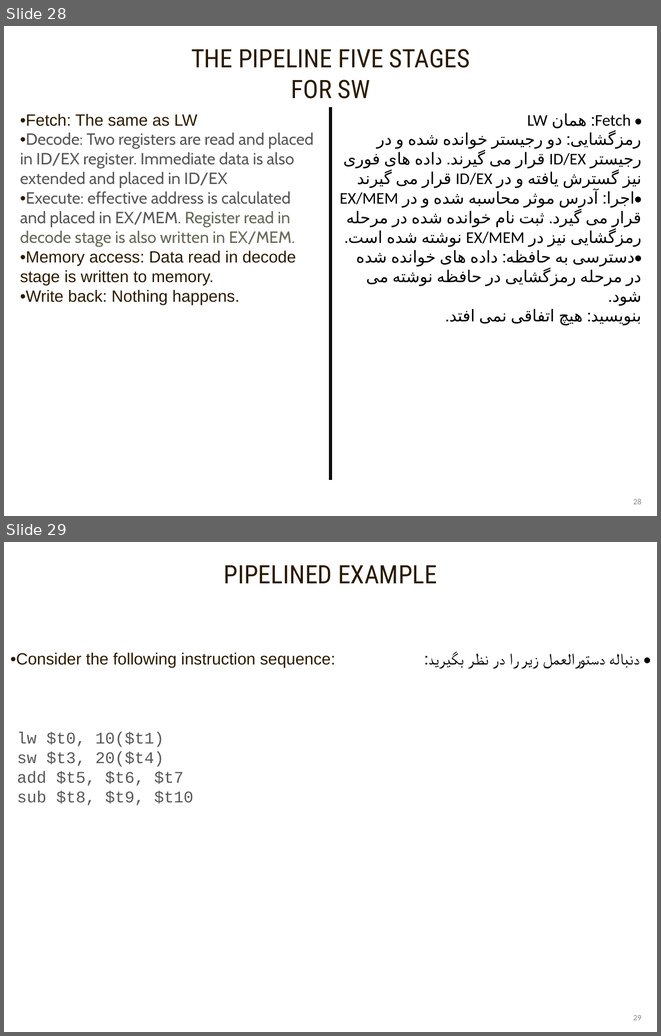
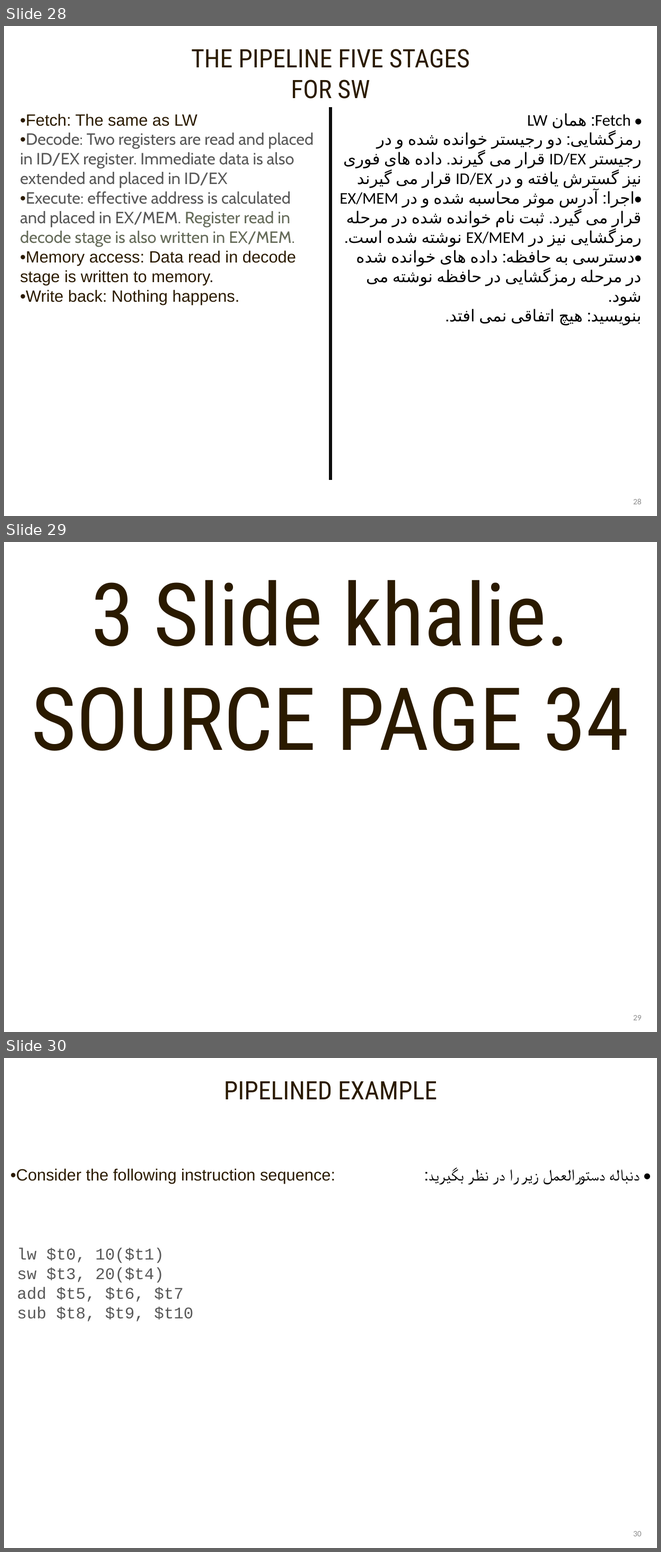
Before and after one commit to farzinsharif/computer-architecture-slide, a slide deck: Chapter6.1.Pipelined CPU.pptx. Shown one above the other, each under a label of ours: slides 28 and 29 before the commit, slides 28, 29 and 30 after it. The pictures are 661x1036 and 661x1552 pixels, drawn with LibreOffice and Linux fonts; fonts in the diff are those of the drawing. Boxes give left, top, right and bottom in pixels: in the first picture for what was removed or moved away, otherwise in the second. Text is boxed around its words. In the diff, an @@ line names an element or a change of style, - is before the commit and + after.

```diff
--- a/Chapter6.1.Pipelined CPU.pptx
+++ b/Chapter6.1.Pipelined CPU.pptx
@@ slide 29 added at [4,542,657,1032], background #FFFFFF; not listed: 1 template element that a slide beside it also shows @@
@@ text added at [32,580,629,751], 96 pt, text #2A1A00 @@
+3 Slide khalie.
+SOURCE PAGE 34
@@ what was slide 29 is now slide 30 @@
@@ page number at [633,1531,642,1536]: text changed @@
-29
+30
```
Also in this commit, not shown: 4 slides changed, 2 other files.
